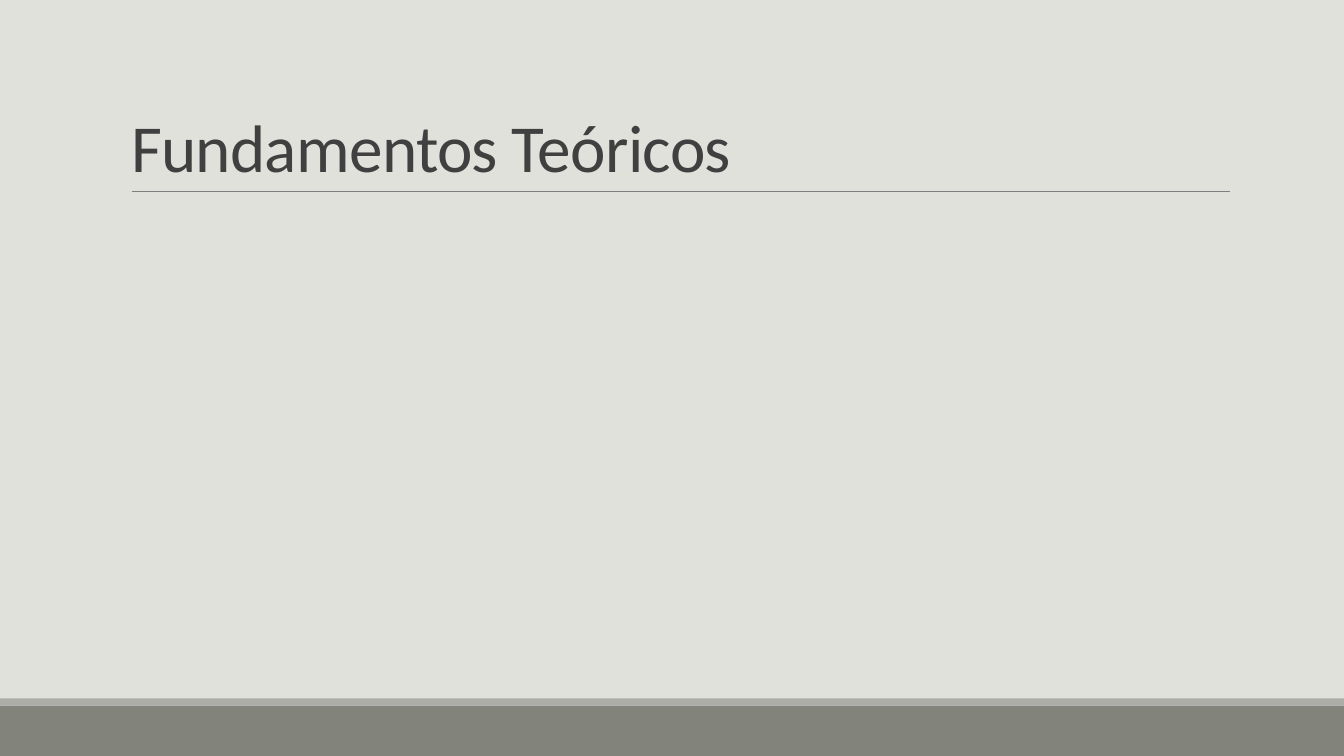
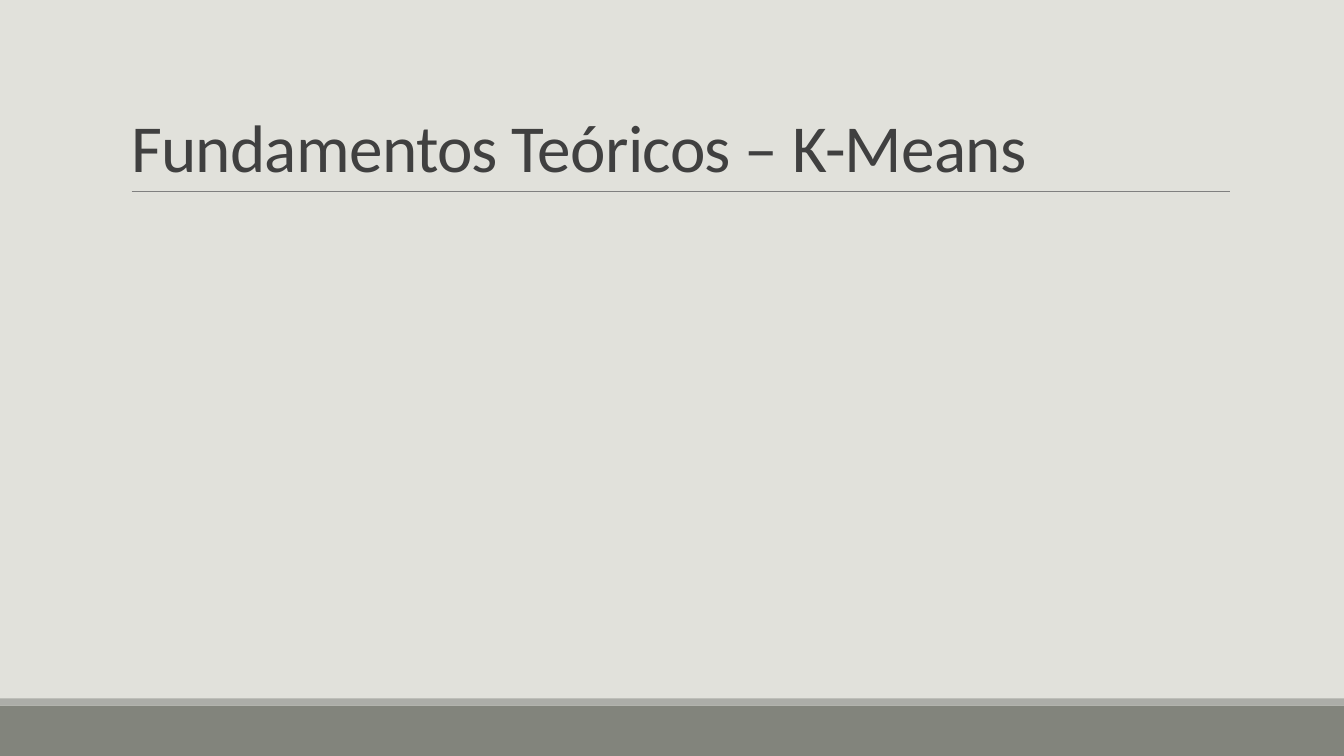
Before and after one commit to erikawa/client-segmentation, a slide deck: slide 15 of presentation/Análise de agrupamento de perfis de clientes de.pptx. Drawn at 1344x756 pixels with LibreOffice and Linux fonts; fonts in the diff are those of the drawing; grey boxes stand for pictures. Boxes give left, top, right and bottom in pixels: in the first picture for what was removed or moved away, otherwise in the second. Text is boxed around its words. In the diff, an @@ line names an element or a change of style, - is before the commit and + after.

```diff
--- a/presentation/Análise de agrupamento de perfis de clientes de.pptx
+++ b/presentation/Análise de agrupamento de perfis de clientes de.pptx
@@ title at box(131, 125, 1027, 173): text changed @@
-Fundamentos Teóricos
+Fundamentos Teóricos – K-Means
```
Also in this commit, not shown: 4 other slides changed, 1 other file.
